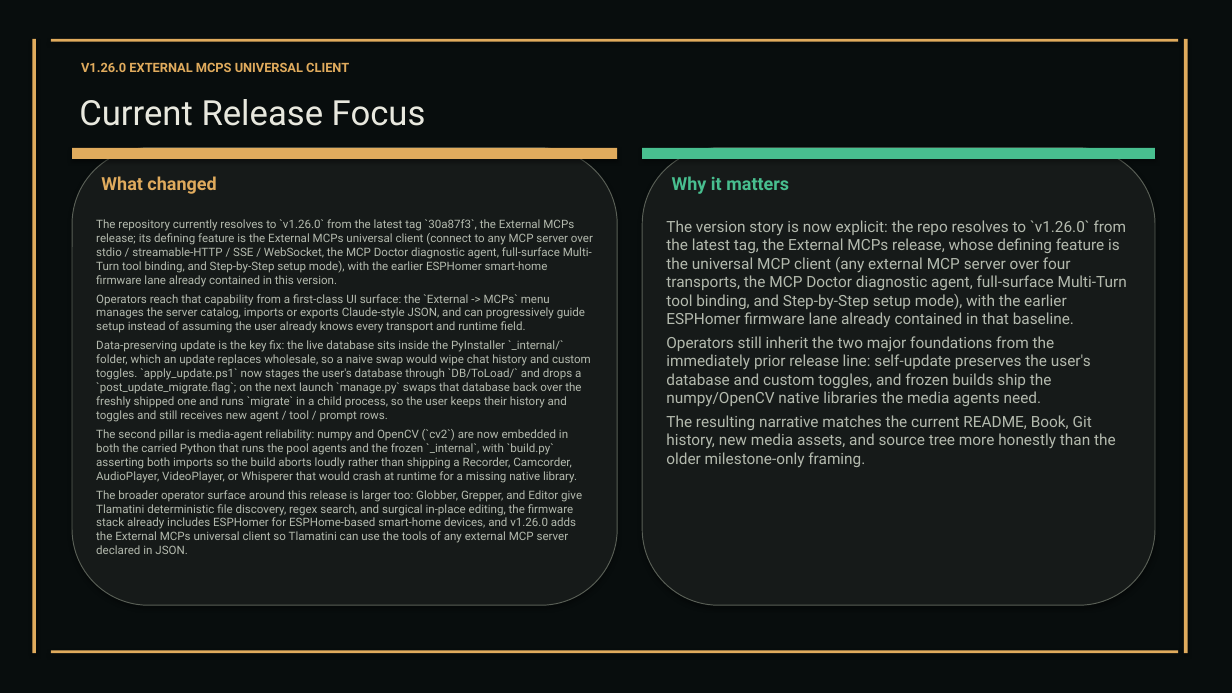
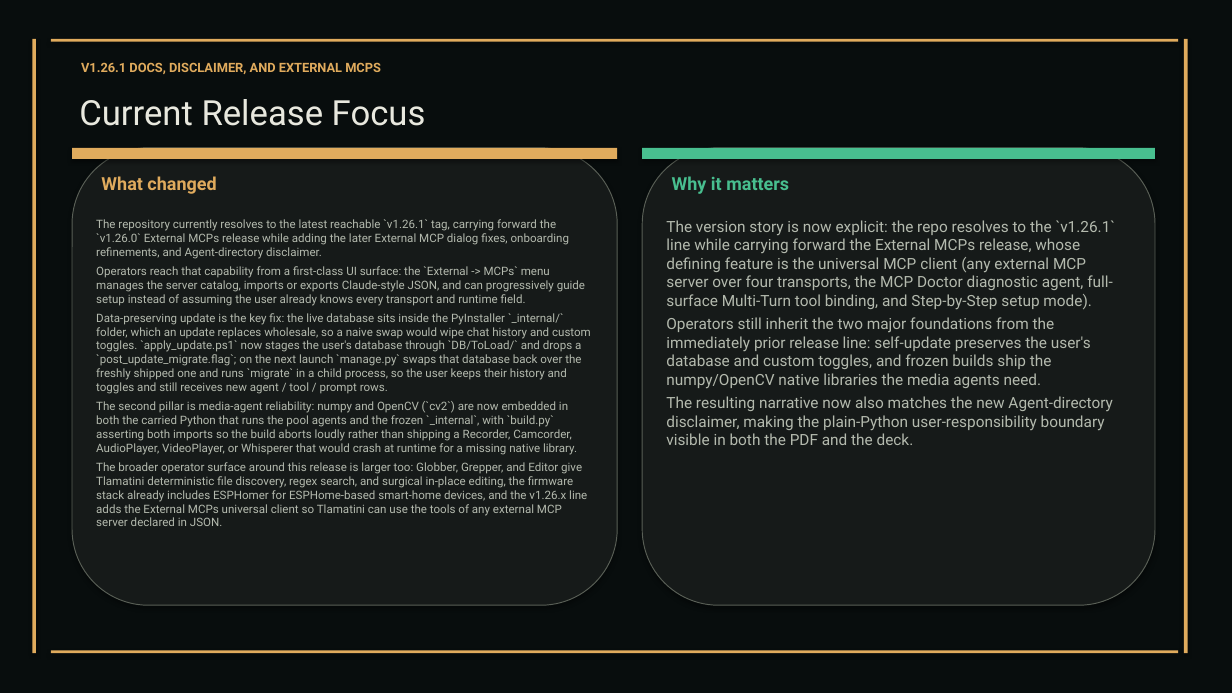
Before and after one commit to XAIHT/web-app, a slide deck: slide 20 of Tlamatini_eXtended_Artificial_Intelligence_Humanly_Tempered.pptx (slide 19 before the commit). Drawn at 1232x693 pixels with LibreOffice and Linux fonts; fonts in the diff are those of the drawing. Boxes give left, top, right and bottom in pixels: in the first picture for what was removed or moved away, otherwise in the second. Text is boxed around its words. In the diff, an @@ line names an element or a change of style, - is before the commit and + after.

Commit message:
Update to Tlamatini v1.26.1, by Tlamatini's-AutoBot.

```diff
--- a/Tlamatini_eXtended_Artificial_Intelligence_Humanly_Tempered.pptx
+++ b/Tlamatini_eXtended_Artificial_Intelligence_Humanly_Tempered.pptx
@@ text at [81, 62, 381, 74]: text changed @@
-V1.26.0 EXTERNAL MCPS UNIVERSAL CLIENT
+V1.26.1 DOCS, DISCLAIMER, AND EXTERNAL MCPS
@@ text at [96, 219, 569, 259]: text changed @@
-The repository currently resolves to `v1.26.0` from the latest tag `30a87f3`, the External MCPs release; its defining feature is the External MCPs universal client (connect to any MCP server over stdio / streamable-HTTP / SSE / WebSocket, the MCP Doctor diagnostic agent, full-surface Multi-Turn tool binding, and Step-by-Step setup mode), with the earlier ESPHomer smart-home firmware lane already contained in this version.
+The repository currently resolves to the latest reachable `v1.26.1` tag, carrying forward the `v1.26.0` External MCPs release while adding the later External MCP dialog fixes, onboarding refinements, and Agent-directory disclaimer.
@@ text at [666, 220, 1116, 309]: text changed @@
-The version story is now explicit: the repo resolves to `v1.26.0` from the latest tag, the External MCPs release, whose defining feature is the universal MCP client (any external MCP server over four transports, the MCP Doctor diagnostic agent, full-surface Multi-Turn tool binding, and Step-by-Step setup mode), with the earlier ESPHomer firmware lane already contained in that baseline.
+The version story is now explicit: the repo resolves to the `v1.26.1` line while carrying forward the External MCPs release, whose defining feature is the universal MCP client (any external MCP server over four transports, the MCP Doctor diagnostic agent, full-surface Multi-Turn tool binding, and Step-by-Step setup mode).
@@ text at [666, 396, 1113, 445]: text changed @@
-The resulting narrative matches the current README, Book, Git history, new media assets, and source tree more honestly than the older milestone-only framing.
+The resulting narrative now also matches the new Agent-directory disclaimer, making the plain-Python user-responsibility boundary visible in both the PDF and the deck.
@@ text at [96, 462, 587, 526]: text changed @@
-The broader operator surface around this release is larger too: Globber, Grepper, and Editor give Tlamatini deterministic file discovery, regex search, and surgical in-place editing, the firmware stack already includes ESPHomer for ESPHome-based smart-home devices, and v1.26.0 adds the External MCPs universal client so Tlamatini can use the tools of any external MCP server declared in JSON.
+The broader operator surface around this release is larger too: Globber, Grepper, and Editor give Tlamatini deterministic file discovery, regex search, and surgical in-place editing, the firmware stack already includes ESPHomer for ESPHome-based smart-home devices, and the v1.26.x line adds the External MCPs universal client so Tlamatini can use the tools of any external MCP server declared in JSON.
```
Also in this commit, not shown: 27 other slides changed, 2 slides added, 2 slides removed, 6 other files.
